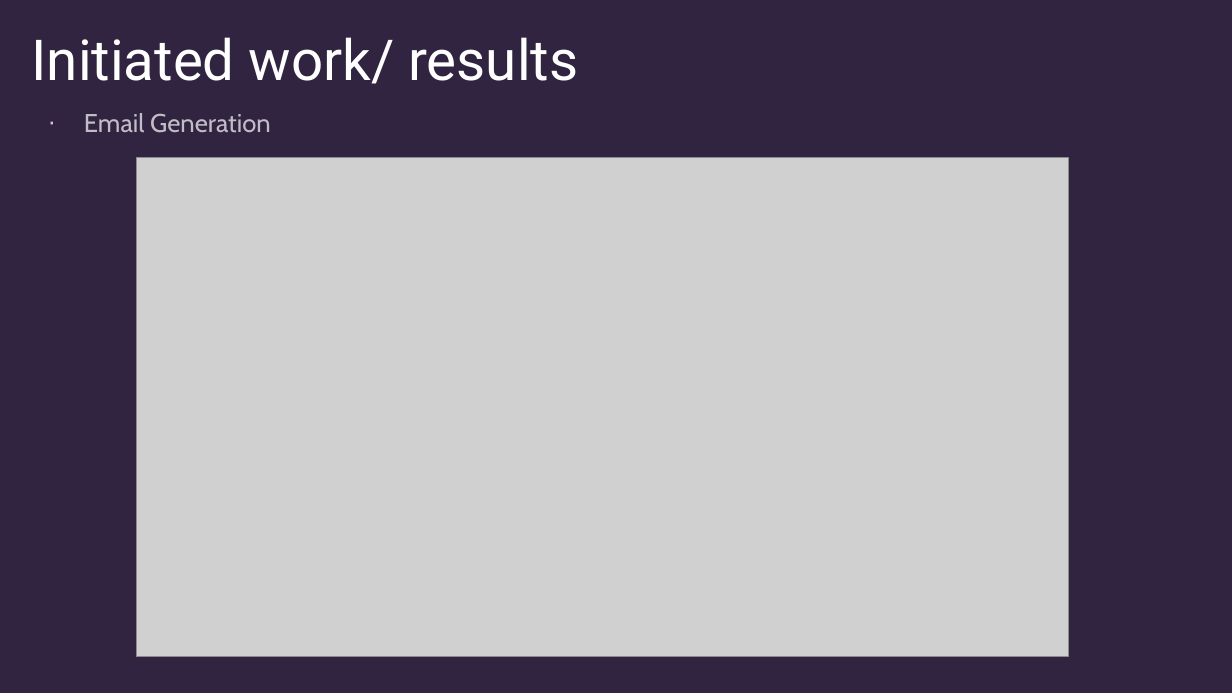
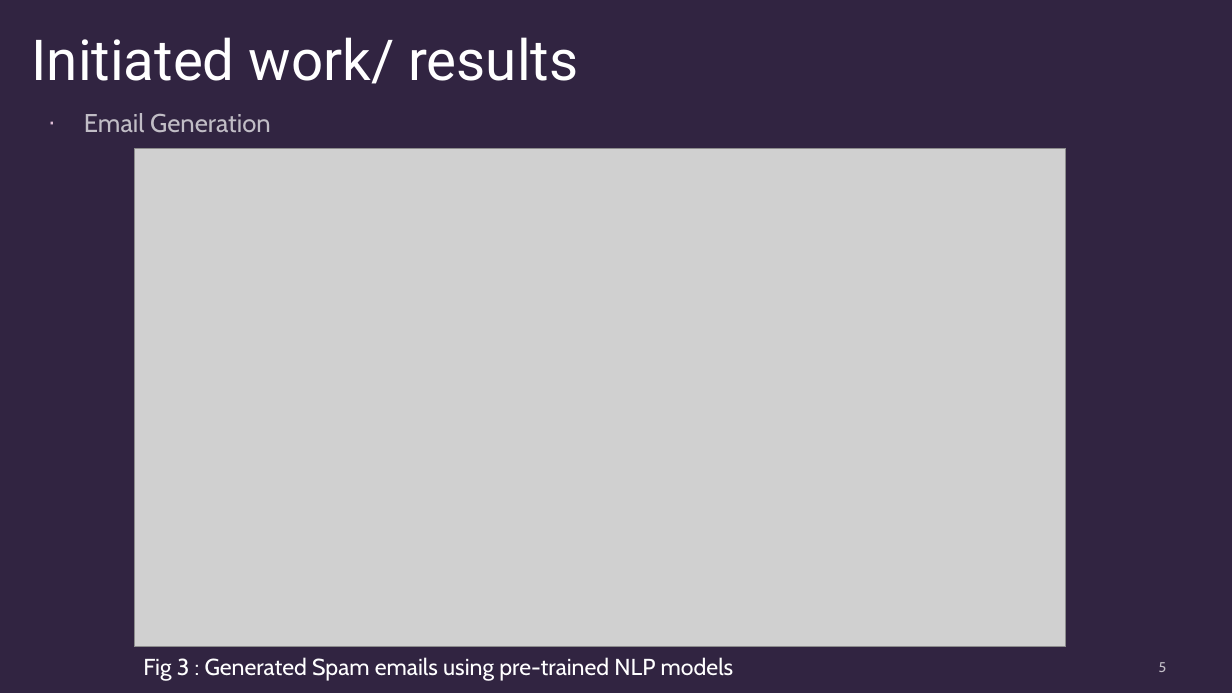
Before and after one commit to Ravindu97/AIResearchProject, a slide deck: slide 5 of MidPresentation/S17355 - Research Mid Presentation.pptx. Drawn at 1232x693 pixels with LibreOffice and Linux fonts; fonts in the diff are those of the drawing; grey boxes stand for pictures. Boxes give left, top, right and bottom in pixels: in the first picture for what was removed or moved away, otherwise in the second. Text is boxed around its words. In the diff, an @@ line names an element or a change of style, - is before the commit and + after.

Commit message:
added the custom model

```diff
--- a/MidPresentation/S17355 - Research Mid Presentation.pptx
+++ b/MidPresentation/S17355 - Research Mid Presentation.pptx
@@ picture: place and size @@
-picture at bbox=[137, 158, 1068, 657]
+picture at bbox=[134, 148, 1066, 647]
@@ text added at bbox=[143, 657, 734, 681], 18 pt, text #FFFFFF @@
+Fig 3 : Generated Spam emails using pre-trained NLP models
@@ page number added at bbox=[1159, 662, 1167, 672], 11 pt, text #FFFFFF at 70% opacity @@
+5
```
Also in this commit, not shown: 11 other slides changed, 3 other files.
